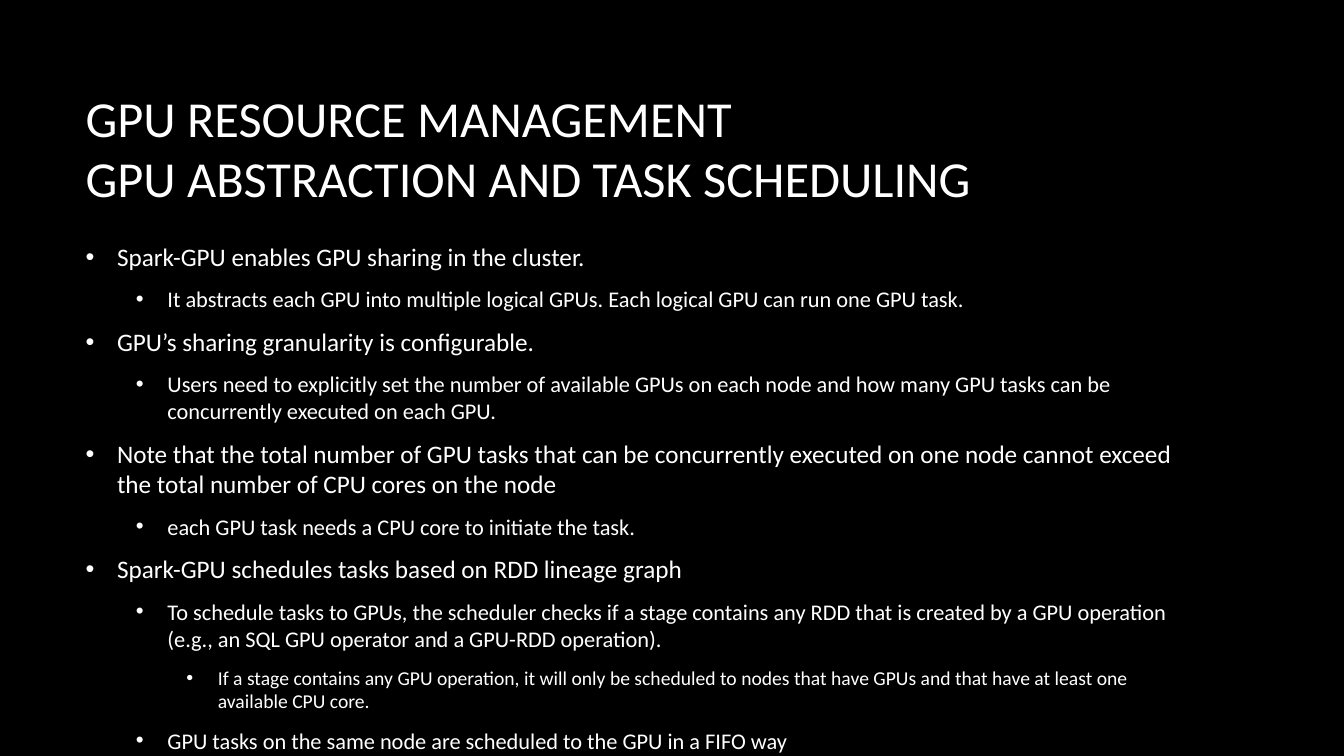
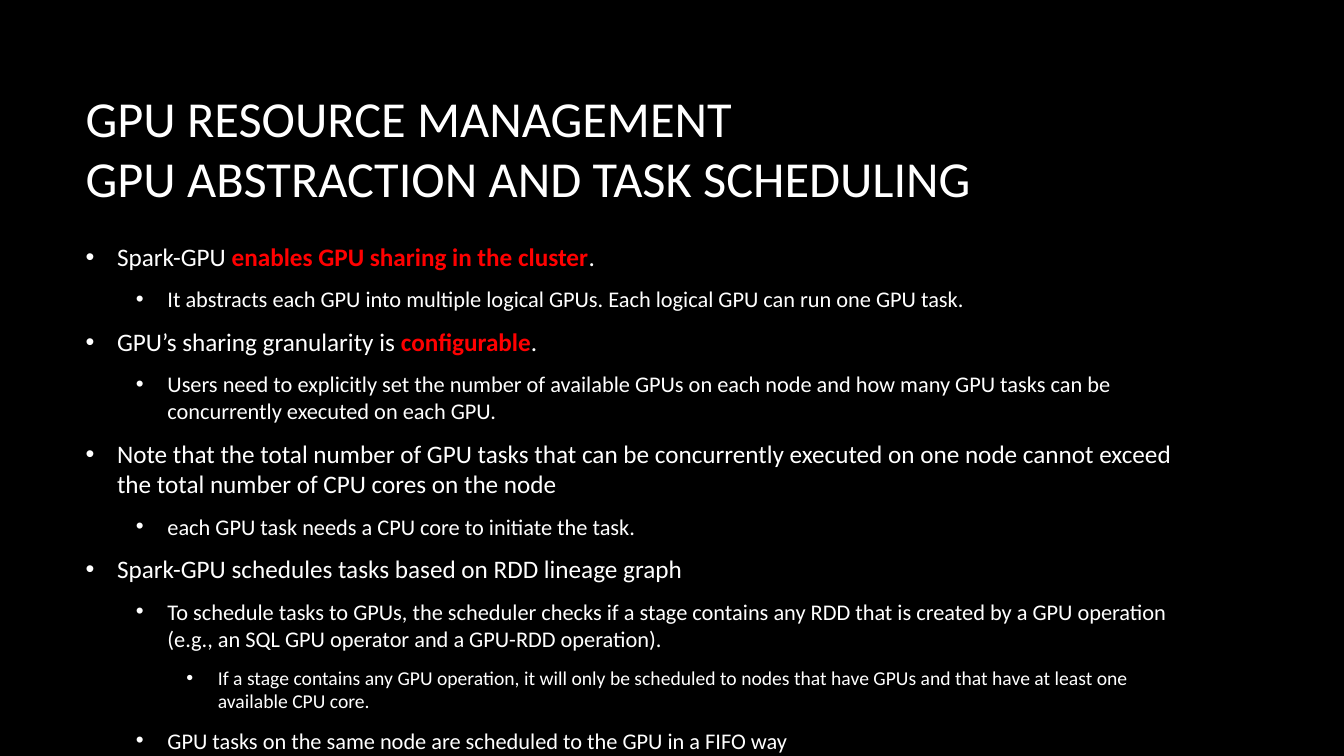
Before and after one commit to thoh-testarossa/Mirage-docs, a slide deck: slide 24 of thoh/presentations/20170309.pptx (slide 23 before the commit). Drawn at 1344x756 pixels with LibreOffice and Linux fonts; fonts in the diff are those of the drawing; background and template pictures are left out. Boxes give left, top, right and bottom in pixels: in the first picture for what was removed or moved away, otherwise in the second. Text is boxed around its words. In the diff, an @@ line names an element or a change of style, - is before the commit and + after.

```diff
--- a/thoh/presentations/20170309.pptx
+++ b/thoh/presentations/20170309.pptx
@@ text at (117, 248, 595, 356): text colour #FFFFFF to #FF0000, bold on in "enables GPU sharing in the cluster.", "configurable." @@
```
Also in this commit, not shown: 2 other slides changed, 4 slides added, 1 slide removed, 2 other files.
